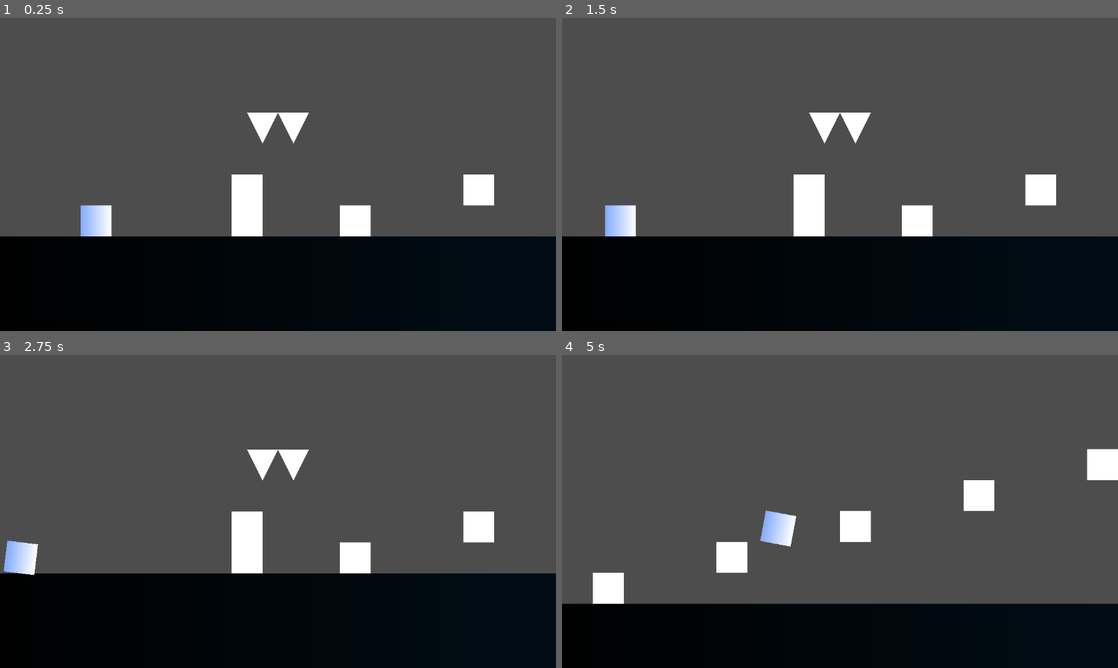
Above: before the commit, frames 1-4 (two rows, left to right).
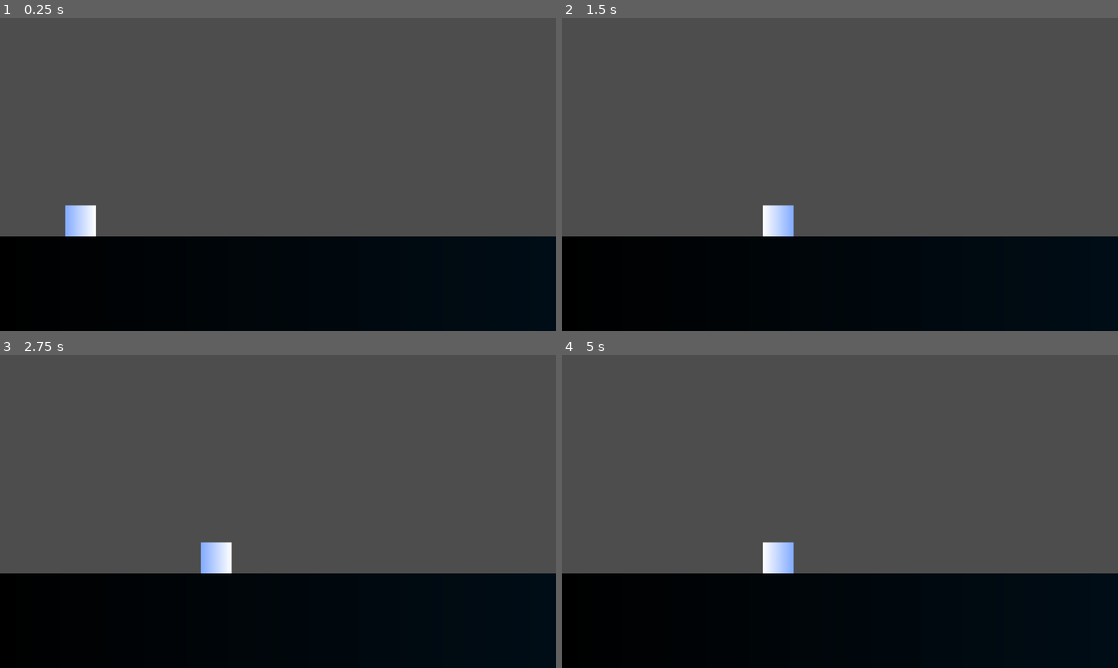
Above: after the commit, the same moments.

Repository: Rapidjonte/Godot-Dash
Game: Godot game, scene res://scenes/node_2d.tscn
The game is run twice, just before and just after one commit, with the same random seed, the same clock (stepped at 60 frames per second) and the same inputs.
Inputs:
- Up to frame 1 (0.25 s): no input
- Up to frame 2 (1.5 s): tap Up (jump) at 0.77 s
- Up to frame 3 (2.75 s): tap Up (jump) at 1.52 s
- Up to frame 4 (5 s): tap Up (jump) at 3.02, 3.77, 4.52 s

The runs differ from the first frame. In frame 1, 3.6% of the frame differs, in the area x 11-89%, y 30-70%; in frame 2, 3.9%; in frame 3, 3.9%; in frame 4, 13%, in the area x 0-100%, y 30-80%.

Commit message:
added speed portals

Diff:
--- /dev/null
+++ b/prefabs/1x_speed.tscn
@@ -0,0 +1,20 @@
+[gd_scene format=3 uid="uid://bbhqc0unrcg7f"]
+
+[ext_resource type="Script" uid="uid://b7b03pw5fuygd" path="res://scriptsd/set_speed.gd" id="1_vrsqo"]
+[ext_resource type="Texture2D" uid="uid://clqouq2ell5ud" path="res://images/SpeedPortal+.webp" id="2_3ya7q"]
+
+[sub_resource type="RectangleShape2D" id="RectangleShape2D_rnjyy"]
+size = Vector2(70, 120)
+
+[node name="1x_speed" type="Area2D" unique_id=484844631]
+
+[node name="CollisionShape2D" type="CollisionShape2D" parent="." unique_id=745313364]
+shape = SubResource("RectangleShape2D_rnjyy")
+script = ExtResource("1_vrsqo")
+targetSpeed = 10.417
+
+[node name="SpeedPortal+" type="Sprite2D" parent="." unique_id=504189061]
+scale = Vector2(0.532, 0.532)
+texture = ExtResource("2_3ya7q")
+
+[connection signal="body_shape_entered" from="." to="CollisionShape2D" method="_on_area_2d_body_shape_entered"]
--- /dev/null
+++ b/prefabs/2x_speed.tscn
@@ -0,0 +1,20 @@
+[gd_scene format=3 uid="uid://c6xspwk10ky26"]
+
+[ext_resource type="Script" uid="uid://b7b03pw5fuygd" path="res://scriptsd/set_speed.gd" id="1_ayvji"]
+[ext_resource type="Texture2D" uid="uid://b0g3exrlxb3qk" path="res://images/SpeedPortal++.webp" id="2_ayvji"]
+
+[sub_resource type="RectangleShape2D" id="RectangleShape2D_rnjyy"]
+size = Vector2(108, 120)
+
+[node name="2x_speed" type="Area2D" unique_id=484844631]
+
+[node name="CollisionShape2D" type="CollisionShape2D" parent="." unique_id=745313364]
+shape = SubResource("RectangleShape2D_rnjyy")
+script = ExtResource("1_ayvji")
+targetSpeed = 12.917
+
+[node name="SpeedPortal++" type="Sprite2D" parent="." unique_id=336372870]
+scale = Vector2(0.532, 0.532)
+texture = ExtResource("2_ayvji")
+
+[connection signal="body_shape_entered" from="." to="CollisionShape2D" method="_on_area_2d_body_shape_entered"]
--- /dev/null
+++ b/prefabs/3x_speed.tscn
@@ -0,0 +1,20 @@
+[gd_scene format=3 uid="uid://pg6arupg4uij"]
+
+[ext_resource type="Script" uid="uid://b7b03pw5fuygd" path="res://scriptsd/set_speed.gd" id="1_kwxke"]
+[ext_resource type="Texture2D" uid="uid://ctlms6dgc8nr1" path="res://images/SpeedPortal+++.webp" id="2_kwxke"]
+
+[sub_resource type="RectangleShape2D" id="RectangleShape2D_rnjyy"]
+size = Vector2(138, 120)
+
+[node name="3x_speed" type="Area2D" unique_id=484844631]
+
+[node name="CollisionShape2D" type="CollisionShape2D" parent="." unique_id=745313364]
+shape = SubResource("RectangleShape2D_rnjyy")
+script = ExtResource("1_kwxke")
+targetSpeed = 15.667
+
+[node name="SpeedPortal+++" type="Sprite2D" parent="." unique_id=1115337536]
+scale = Vector2(0.532, 0.532)
+texture = ExtResource("2_kwxke")
+
+[connection signal="body_shape_entered" from="." to="CollisionShape2D" method="_on_area_2d_body_shape_entered"]
--- /dev/null
+++ b/prefabs/4x_speed.tscn
@@ -0,0 +1,20 @@
+[gd_scene format=3 uid="uid://bj0kwkfuf8xwe"]
+
+[ext_resource type="Script" uid="uid://b7b03pw5fuygd" path="res://scriptsd/set_speed.gd" id="1_wsvku"]
+[ext_resource type="Texture2D" uid="uid://vh7a27xfem60" path="res://images/SpeedPortal++++.webp" id="3_d1q0x"]
+
+[sub_resource type="RectangleShape2D" id="RectangleShape2D_rnjyy"]
+size = Vector2(148, 120)
+
+[node name="4x_speed" type="Area2D" unique_id=484844631]
+
+[node name="CollisionShape2D" type="CollisionShape2D" parent="." unique_id=745313364]
+shape = SubResource("RectangleShape2D_rnjyy")
+script = ExtResource("1_wsvku")
+targetSpeed = 19.2
+
+[node name="SpeedPortal++++" type="Sprite2D" parent="." unique_id=1522175718]
+scale = Vector2(0.532, 0.532)
+texture = ExtResource("3_d1q0x")
+
+[connection signal="body_shape_entered" from="." to="CollisionShape2D" method="_on_area_2d_body_shape_entered"]
--- a/prefabs/block.tscn
+++ b/prefabs/block.tscn
@@ -1,6 +1,6 @@
 [gd_scene format=3 uid="uid://cqirje3werngo"]
 
-[ext_resource type="Script" uid="uid://c76hgv0bkuoj7" path="res://prefabs/ground_snap_bugfix.gd" id="1_oyk0l"]
+[ext_resource type="Script" uid="uid://c76hgv0bkuoj7" path="res://scriptsd/ground_snap_bugfix.gd" id="1_oyk0l"]
 
 [sub_resource type="RectangleShape2D" id="RectangleShape2D_rnjyy"]
 size = Vector2(64, 64)
@@ -12,6 +12,7 @@
 gradient = SubResource("Gradient_r01qh")
 
 [node name="block" type="RigidBody2D" unique_id=1147703251]
+z_index = 1
 disable_mode = 1
 lock_rotation = true
 freeze = true
--- /dev/null
+++ b/prefabs/half_speed.tscn
@@ -0,0 +1,21 @@
+[gd_scene format=3 uid="uid://dhukhtt0dpp8"]
+
+[ext_resource type="Script" uid="uid://b7b03pw5fuygd" path="res://scriptsd/set_speed.gd" id="1_0k3m5"]
+[ext_resource type="Texture2D" uid="uid://dwj7h631408ks" path="res://images/SpeedPortal_.webp" id="1_dpeht"]
+
+[sub_resource type="RectangleShape2D" id="RectangleShape2D_rnjyy"]
+size = Vector2(74, 92)
+
+[node name="Area2D" type="Area2D" unique_id=484844631]
+
+[node name="SpeedPortal" type="Sprite2D" parent="." unique_id=1338465947]
+position = Vector2(-1.1920929e-07, -2.3841858e-07)
+scale = Vector2(0.53237414, 0.53237396)
+texture = ExtResource("1_dpeht")
+
+[node name="CollisionShape2D" type="CollisionShape2D" parent="." unique_id=745313364]
+shape = SubResource("RectangleShape2D_rnjyy")
+script = ExtResource("1_0k3m5")
+targetSpeed = 8.4
+
+[connection signal="body_shape_entered" from="." to="CollisionShape2D" method="_on_area_2d_body_shape_entered"]
--- a/prefabs/spike.tscn
+++ b/prefabs/spike.tscn
@@ -6,6 +6,7 @@
 size = Vector2(12, 25)
 
 [node name="spike" type="RigidBody2D" unique_id=1147703251]
+z_index = 1
 disable_mode = 1
 lock_rotation = true
 freeze = true
--- a/scenes/node_2d.tscn
+++ b/scenes/node_2d.tscn
@@ -3,8 +3,6 @@
 [ext_resource type="Script" uid="uid://ljvsqy3rhxo7" path="res://scriptsd/follow_cam_x.gd" id="1_4dvvg"]
 [ext_resource type="Script" uid="uid://d1g5ww70mi205" path="res://scenes/node_2d.gd" id="1_04qyp"]
 [ext_resource type="Script" uid="uid://bomypfkgcxy1n" path="res://scriptsd/sprite.gd" id="1_6e84v"]
-[ext_resource type="PackedScene" uid="uid://dv4dte71fxixw" path="res://prefabs/spike.tscn" id="4_04qyp"]
-[ext_resource type="PackedScene" uid="uid://cqirje3werngo" path="res://prefabs/block.tscn" id="4_4vge2"]
 
 [sub_resource type="Gradient" id="Gradient_wtcfe"]
 colors = PackedColorArray(0, 0, 0, 1, 8.57329e-08, 0.05978711, 0.10149621, 1)
@@ -78,156 +76,4 @@
 [node name="level" type="Node2D" parent="." unique_id=1245710370 groups=["Persist"]]
 position = Vector2(528, 384)
 
-[node name="block" parent="level" unique_id=1147703251 instance=ExtResource("4_4vge2")]
-position = Vector2(176, 0)
-
-[node name="block17" parent="level" unique_id=93833930 instance=ExtResource("4_4vge2")]
-position = Vector2(-48, 0)
-
-[node name="block18" parent="level" unique_id=1339029781 instance=ExtResource("4_4vge2")]
-position = Vector2(-48, -64)
-
-[node name="block2" parent="level" unique_id=88700948 instance=ExtResource("4_4vge2")]
-position = Vector2(432, -64)
-
-[node name="block3" parent="level" unique_id=2134679354 instance=ExtResource("4_4vge2")]
-position = Vector2(688, -128)
-
-[node name="block4" parent="level" unique_id=23806796 instance=ExtResource("4_4vge2")]
-position = Vector2(944, -192)
-
-[node name="block5" parent="level" unique_id=634162619 instance=ExtResource("4_4vge2")]
-position = Vector2(1200, -256)
-
-[node name="block6" parent="level" unique_id=1446985937 instance=ExtResource("4_4vge2")]
-position = Vector2(1456, -320)
-
-[node name="block7" parent="level" unique_id=1369675610 instance=ExtResource("4_4vge2")]
-position = Vector2(1712, -384)
-
-[node name="block8" parent="level" unique_id=879585867 instance=ExtResource("4_4vge2")]
-position = Vector2(1968, -448)
-
-[node name="block9" parent="level" unique_id=1430802961 instance=ExtResource("4_4vge2")]
-position = Vector2(2224, -512)
-
-[node name="block10" parent="level" unique_id=1763009537 instance=ExtResource("4_4vge2")]
-position = Vector2(2480, -576)
-
-[node name="block11" parent="level" unique_id=605968220 instance=ExtResource("4_4vge2")]
-position = Vector2(2736, -640)
-
-[node name="block12" parent="level" unique_id=550315008 instance=ExtResource("4_4vge2")]
-position = Vector2(2992, -704)
-
-[node name="block13" parent="level" unique_id=87431854 instance=ExtResource("4_4vge2")]
-position = Vector2(3248, -768)
-
-[node name="block14" parent="level" unique_id=24925535 instance=ExtResource("4_4vge2")]
-position = Vector2(3504, -832)
-
-[node name="block15" parent="level" unique_id=852534215 instance=ExtResource("4_4vge2")]
-position = Vector2(3760, -896)
-
-[node name="block16" parent="level" unique_id=1570951664 instance=ExtResource("4_4vge2")]
-position = Vector2(4016, -960)
-
-[node name="block19" parent="level" unique_id=1033424105 instance=ExtResource("4_4vge2")]
-position = Vector2(4272, -1024)
-
-[node name="block20" parent="level" unique_id=1666401431 instance=ExtResource("4_4vge2")]
-position = Vector2(4528, -1088)
-
-[node name="block21" parent="level" unique_id=329693522 instance=ExtResource("4_4vge2")]
-position = Vector2(4784, -1152)
-
-[node name="block22" parent="level" unique_id=860526880 instance=ExtResource("4_4vge2")]
-position = Vector2(5040, -1216)
-
-[node name="block23" parent="level" unique_id=64964480 instance=ExtResource("4_4vge2")]
-position = Vector2(5296, -1280)
-
-[node name="block24" parent="level" unique_id=914564503 instance=ExtResource("4_4vge2")]
-position = Vector2(5552, -1344)
-
-[node name="block25" parent="level" unique_id=1015845917 instance=ExtResource("4_4vge2")]
-position = Vector2(5808, -1408)
-
-[node name="block26" parent="level" unique_id=324786779 instance=ExtResource("4_4vge2")]
-position = Vector2(6064, -1472)
-
-[node name="block27" parent="level" unique_id=1717208920 instance=ExtResource("4_4vge2")]
-position = Vector2(6320, -1536)
-
-[node name="block28" parent="level" unique_id=107889094 instance=ExtResource("4_4vge2")]
-position = Vector2(6576, -1600)
-
-[node name="block29" parent="level" unique_id=1768603514 instance=ExtResource("4_4vge2")]
-position = Vector2(6832, -1664)
-
-[node name="block30" parent="level" unique_id=48830130 instance=ExtResource("4_4vge2")]
-position = Vector2(7088, -1728)
-
-[node name="block31" parent="level" unique_id=409912330 instance=ExtResource("4_4vge2")]
-position = Vector2(7344, -1792)
-
-[node name="block32" parent="level" unique_id=1370642684 instance=ExtResource("4_4vge2")]
-position = Vector2(7600, -1856)
-
-[node name="block33" parent="level" unique_id=201677976 instance=ExtResource("4_4vge2")]
-position = Vector2(7856, -1920)
-
-[node name="block34" parent="level" unique_id=1117411587 instance=ExtResource("4_4vge2")]
-position = Vector2(8112, -1984)
-
-[node name="block35" parent="level" unique_id=105585567 instance=ExtResource("4_4vge2")]
-position = Vector2(8368, -2048)
-
-[node name="block36" parent="level" unique_id=1543095763 instance=ExtResource("4_4vge2")]
-position = Vector2(8624, -2112)
-
-[node name="block37" parent="level" unique_id=904652816 instance=ExtResource("4_4vge2")]
-position = Vector2(8880, -2176)
-
-[node name="block38" parent="level" unique_id=688801991 instance=ExtResource("4_4vge2")]
-position = Vector2(9136, -2240)
-
-[node name="block39" parent="level" unique_id=1466544505 instance=ExtResource("4_4vge2")]
-position = Vector2(9392, -2304)
-
-[node name="block40" parent="level" unique_id=258974710 instance=ExtResource("4_4vge2")]
-position = Vector2(9648, -2368)
-
-[node name="block41" parent="level" unique_id=1256220417 instance=ExtResource("4_4vge2")]
-position = Vector2(9904, -2432)
-
-[node name="block42" parent="level" unique_id=1214293757 instance=ExtResource("4_4vge2")]
-position = Vector2(10160, -2496)
-
-[node name="block43" parent="level" unique_id=1097921348 instance=ExtResource("4_4vge2")]
-position = Vector2(10416, -2560)
-
-[node name="block44" parent="level" unique_id=1765545900 instance=ExtResource("4_4vge2")]
-position = Vector2(10672, -2624)
-
-[node name="block45" parent="level" unique_id=526401850 instance=ExtResource("4_4vge2")]
-position = Vector2(10928, -2688)
-
-[node name="block46" parent="level" unique_id=1406230620 instance=ExtResource("4_4vge2")]
-position = Vector2(11184, -2752)
-
-[node name="block47" parent="level" unique_id=348016103 instance=ExtResource("4_4vge2")]
-position = Vector2(11440, -2816)
-
-[node name="block48" parent="level" unique_id=1662324433 instance=ExtResource("4_4vge2")]
-position = Vector2(11696, -2880)
-
-[node name="spike" parent="level" unique_id=993808541 instance=ExtResource("4_04qyp")]
-position = Vector2(48, -128)
-rotation = -3.1415925
-
-[node name="spike2" parent="level" unique_id=1342597722 instance=ExtResource("4_04qyp")]
-position = Vector2(112, -128)
-rotation = -3.1415925
-
 [connection signal="body_entered" from="CharacterBody2D/Area2D" to="CharacterBody2D" method="_on_area_2d_body_entered"]
--- /dev/null
+++ b/scriptsd/ground_snap_bugfix.gd
@@ -0,0 +1,13 @@
+extends CollisionShape2D
+
+var character_body
+
+func _ready():
+	character_body = get_node("../../../CharacterBody2D")
+
+
+func _process(delta: float) -> void:
+	if character_body.velocity.y >= 0:
+		one_way_collision_margin = 24
+	else:
+		one_way_collision_margin = 1
--- /dev/null
+++ b/scriptsd/set_speed.gd
@@ -0,0 +1,14 @@
+extends CollisionShape2D
+
+var character_body
+@export var targetSpeed: float
+
+
+func _ready():
+	character_body = get_node("../../../CharacterBody2D")
+	disabled = false
+
+func _on_area_2d_body_shape_entered(body_rid: RID, body: Node2D, body_shape_index: int, local_shape_index: int) -> void:
+	print("speed_changed")
+	disabled = true
+	character_body.speed = targetSpeed
--- a/scriptsd/sprite.gd
+++ b/scriptsd/sprite.gd
@@ -1,10 +1,11 @@
 extends CharacterBody2D
 
-var time = 0;
 var paddingY = 70;
 
+const NORMAL_SPEED = 10.41667
+var speed = NORMAL_SPEED
+
 const HALF_SPEED = 8.4
-const NORMAL_SPEED = 10.41667
 const DOUBLE_SPEED = 12.91667
 const TRIPLE_SPEED = 15.667
 const QUADRUPLE_SPEED = 19.2
@@ -13,24 +14,26 @@
 @export var gravity: float
 @export var spinSpeed: float
 
+@onready var sprite = $sprite
+@onready var cam = $"../cam"
+
 # Called every frame. 'delta' is the elapsed time since the previous frame.
 func _physics_process(delta: float) -> void:
-	time += delta
-	position.x = 64 * time * 10.41667
+	position.x += 64 * delta * speed
 	if not is_on_floor():
 		velocity.y += gravity * delta
-		$sprite.rotation += spinSpeed * delta
+		sprite.rotation += spinSpeed * delta
 	else:
-		var target = deg_to_rad(round(rad_to_deg($sprite.rotation) / 90.0) * 90.0)
-		$sprite.rotation = lerp_angle($sprite.rotation, target, 30.0 * delta)
+		var target = deg_to_rad(round(rad_to_deg(sprite.rotation) / 90.0) * 90.0)
+		sprite.rotation = lerp_angle(sprite.rotation, target, 30.0 * delta)
 
-	if $"../cam".position.x < position.x:
-		$"../cam".position.x = position.x
+	if cam.position.x < position.x:
+		cam.position.x = position.x
 
-	if $"../cam".position.y > position.y + paddingY:
-		$"../cam".position.y = position.y + paddingY
-	elif $"../cam".position.y < position.y - paddingY:
-		$"../cam".position.y = position.y - paddingY
+	if cam.position.y > position.y + paddingY:
+		cam.position.y = position.y + paddingY
+	elif cam.position.y < position.y - paddingY:
+		cam.position.y = position.y - paddingY
 
 
 	if Input.is_action_just_pressed("reset"):
Binary file added: images/SpeedPortal++++.webp
Not shown, added: images/SpeedPortal++++.webp.import
Binary file added: images/SpeedPortal+++.webp
Not shown, added: images/SpeedPortal+++.webp.import
Binary file added: images/SpeedPortal++.webp
Not shown, added: images/SpeedPortal++.webp.import
Binary file added: images/SpeedPortal+.webp
Not shown, added: images/SpeedPortal+.webp.import
Binary file added: images/SpeedPortal_.webp
Not shown, added: images/SpeedPortal_.webp.import
Not shown, added: scriptsd/ground_snap_bugfix.gd.uid
Not shown, added: scriptsd/set_speed.gd.uid
